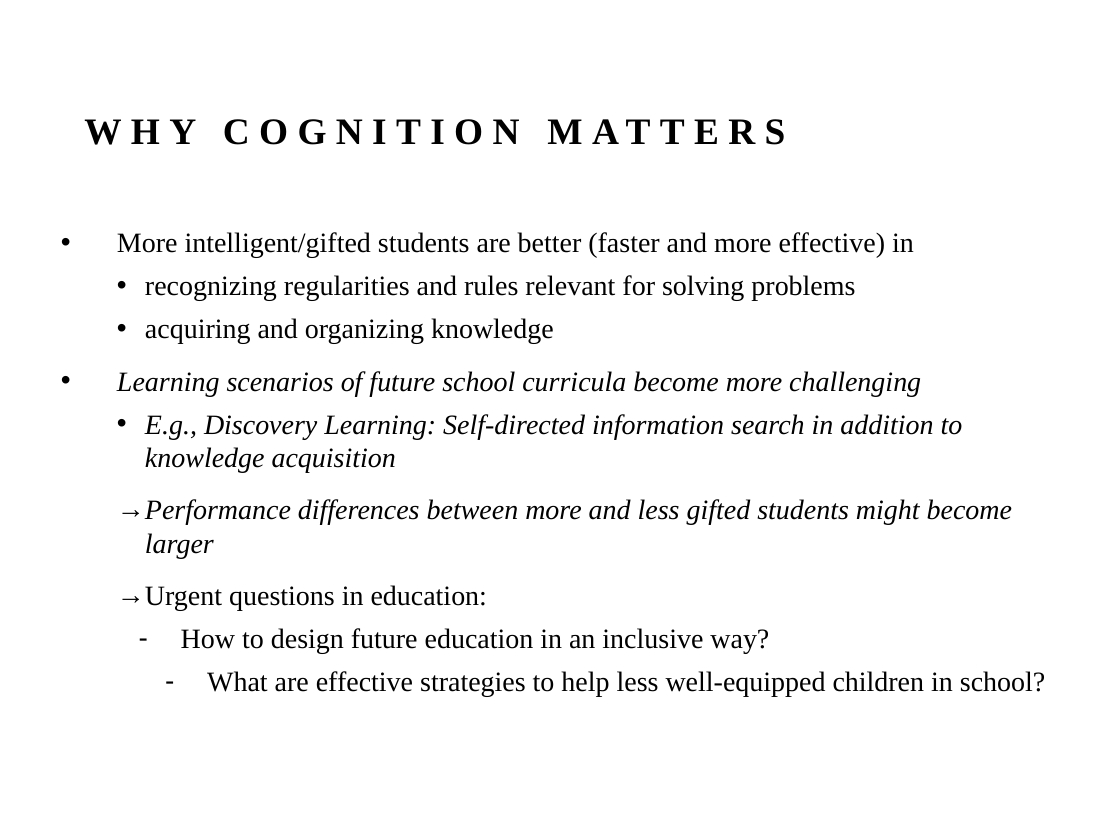
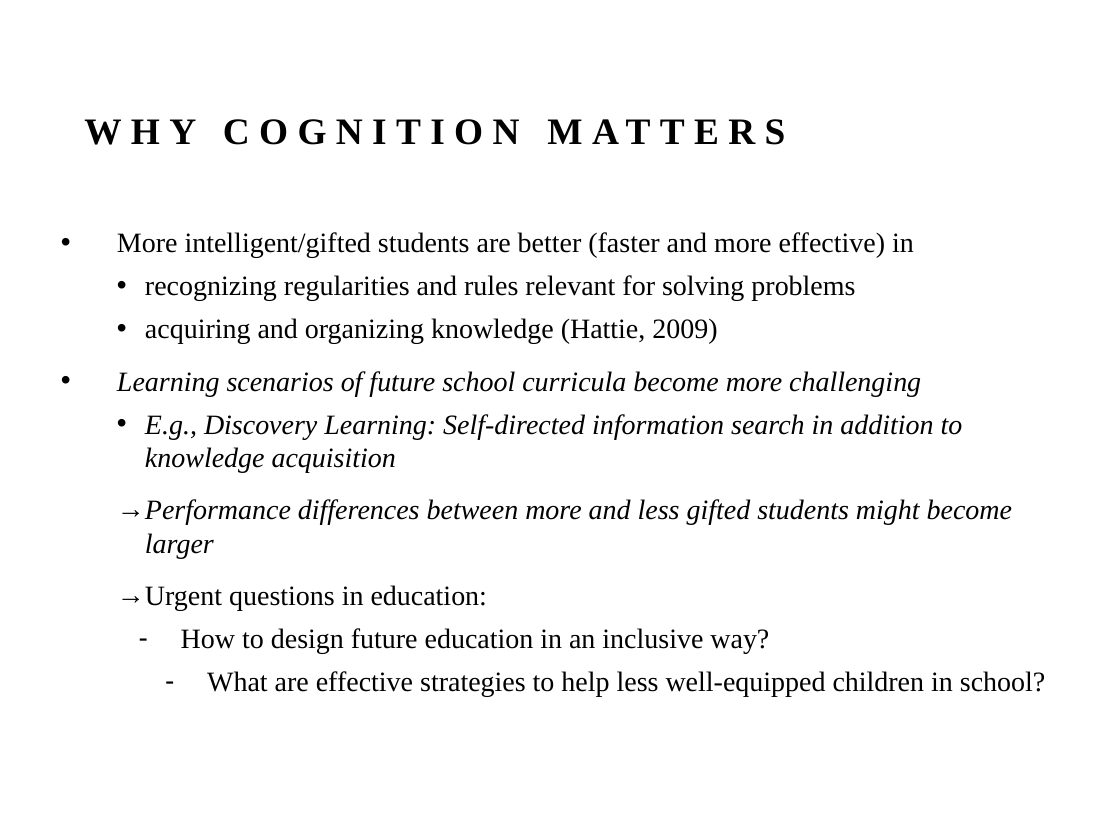
Before and after one commit to seasense/seasense.github.io, a slide deck: slide 6 of cogDev/Unit_0_slides_CogniDev.pptx. Drawn at 1120x840 pixels with LibreOffice and Linux fonts; fonts in the diff are those of the drawing. Boxes give left, top, right and bottom in pixels: in the first picture for what was removed or moved away, otherwise in the second. Text is boxed around its words. In the diff, an @@ line names an element or a change of style, - is before the commit and + after.

```diff
--- a/cogDev/Unit_0_slides_CogniDev.pptx
+++ b/cogDev/Unit_0_slides_CogniDev.pptx
@@ text at (x1=145, y1=318, x2=717, y2=344): text changed @@
-  • acquiring and organizing knowledge
+  • acquiring and organizing knowledge (Hattie, 2009)
```
Also in this commit, not shown: 1 other file.
